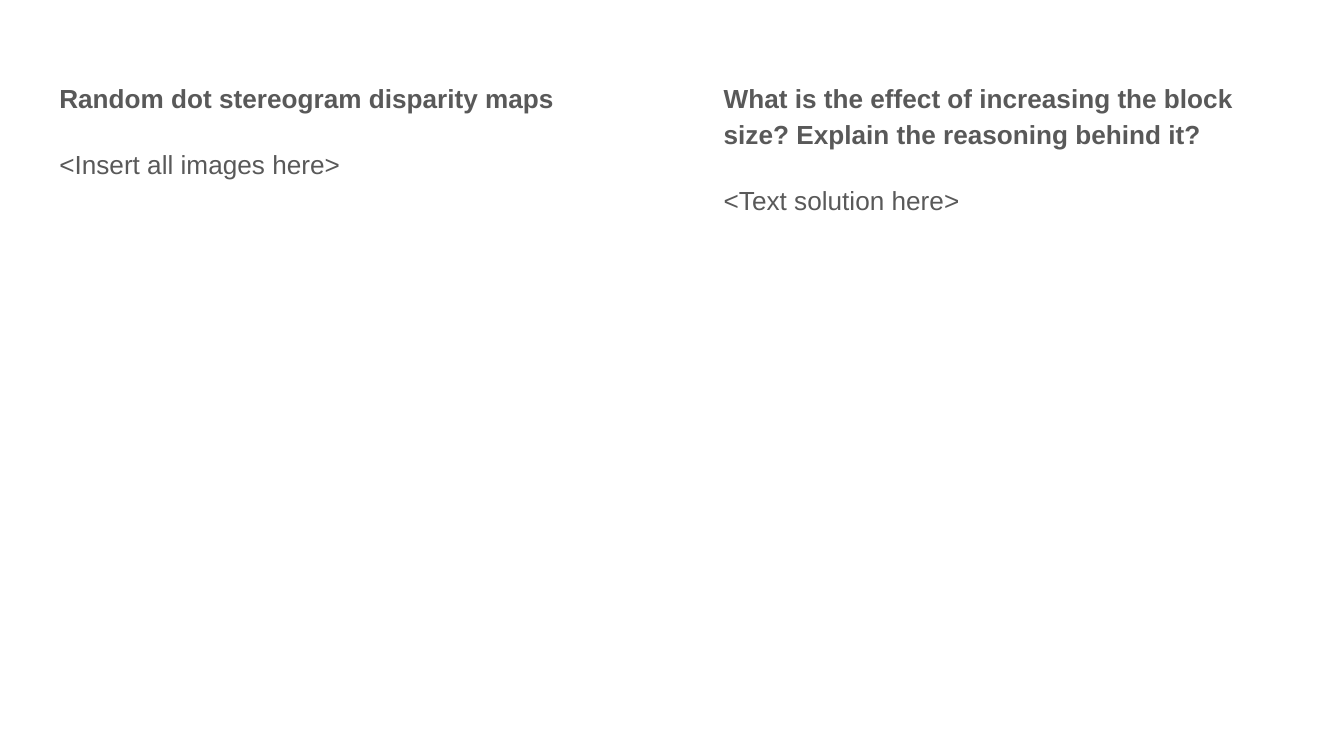
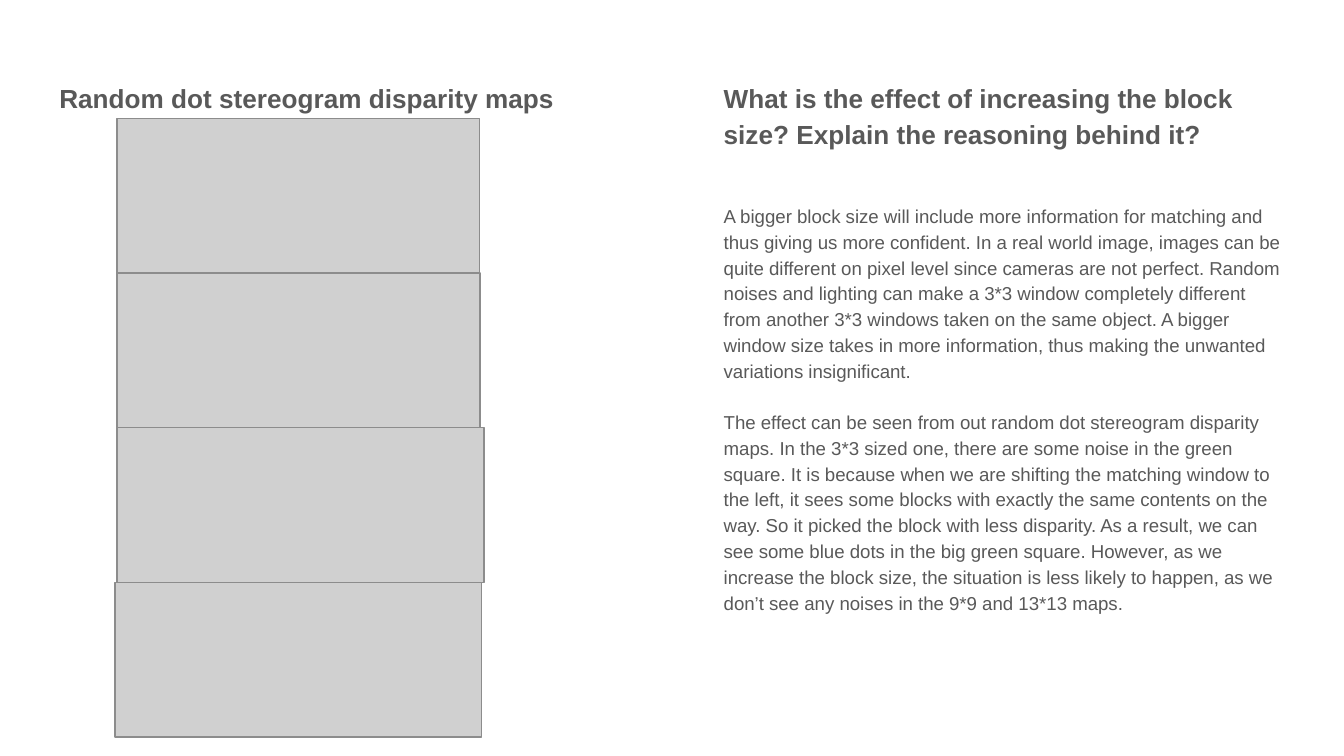
Before and after one commit to jielyugt/depth_estimation, a slide deck: slide 4 of proj4_template.pptx. Drawn at 1344x756 pixels with LibreOffice and Linux fonts; fonts in the diff are those of the drawing; grey boxes stand for pictures. Boxes give left, top, right and bottom in pixels: in the first picture for what was removed or moved away, otherwise in the second. Text is boxed around its words. In the diff, an @@ line names an element or a change of style, - is before the commit and + after.

```diff
--- a/proj4_template.pptx
+++ b/proj4_template.pptx
@@ picture added at bbox=[117, 118, 480, 273] @@
@@ text at bbox=[59, 155, 340, 180]: paragraph removed @@
-<Insert all images here>
@@ text at bbox=[724, 209, 1280, 614]: text changed; size 14 to 10 pt @@
-<Text solution here>
+A bigger block size will include more information for matching and thus giving us more confident. In a real world image, images can be quite different on pixel level since cameras are not perfect. Random noises and lighting can make a 3*3 window completely different from another 3*3 windows taken on the same object. A bigger window size takes in more information, thus making the unwanted variations insignificant.
+The effect can be seen from out random dot stereogram disparity maps. In the 3*3 sized one, there are some noise in the green square. It is because when we are shifting the matching window to the left, it sees some blocks with exactly the same contents on the way. So it picked the block with less disparity. As a result, we can see some blue dots in the big green square. However, as we increase the block size, the situation is less likely to happen, as we don’t see any noises in the 9*9 and 13*13 maps.
@@ picture added at bbox=[117, 273, 480, 427] @@
@@ picture added at bbox=[117, 427, 484, 582] @@
@@ picture added at bbox=[116, 582, 482, 737] @@
```
Also in this commit, not shown: 13 other slides changed.
